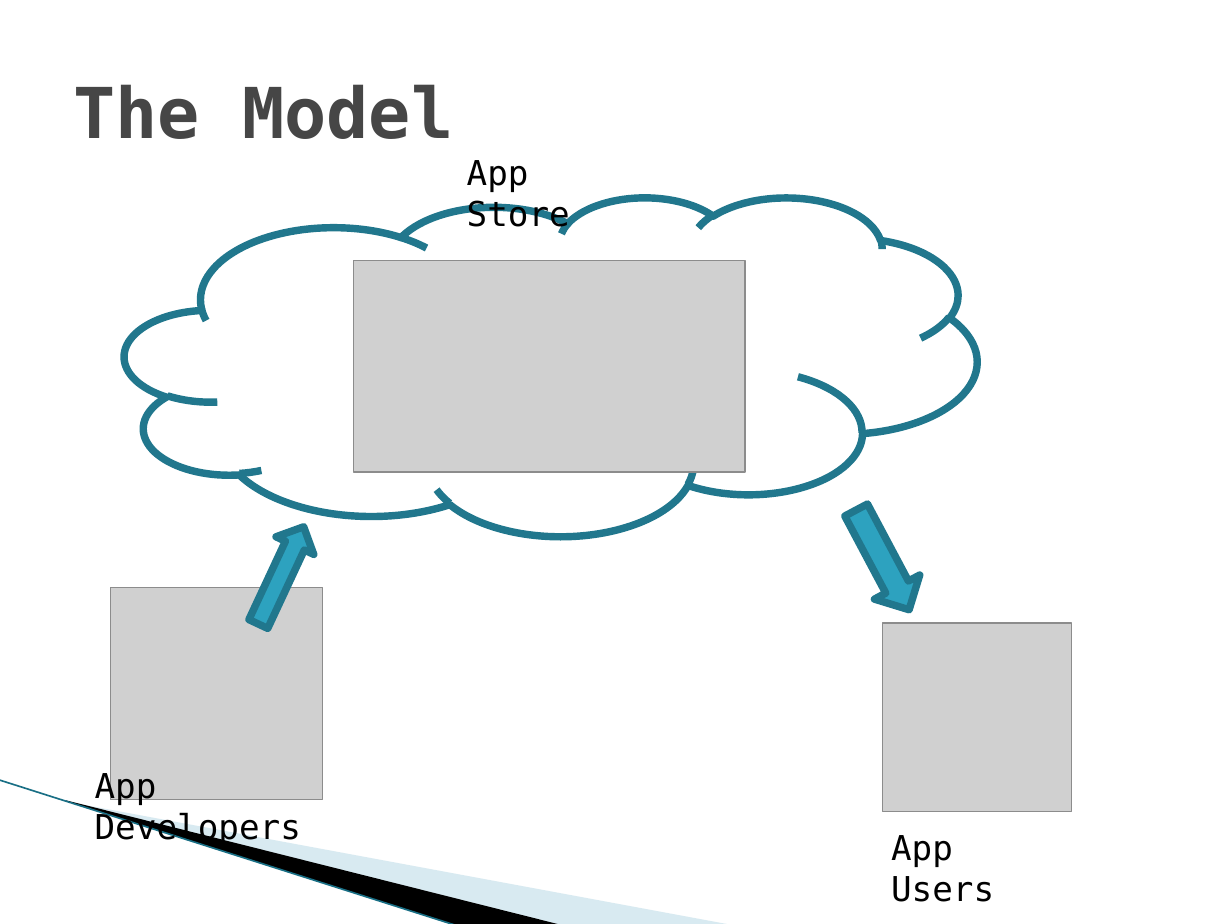
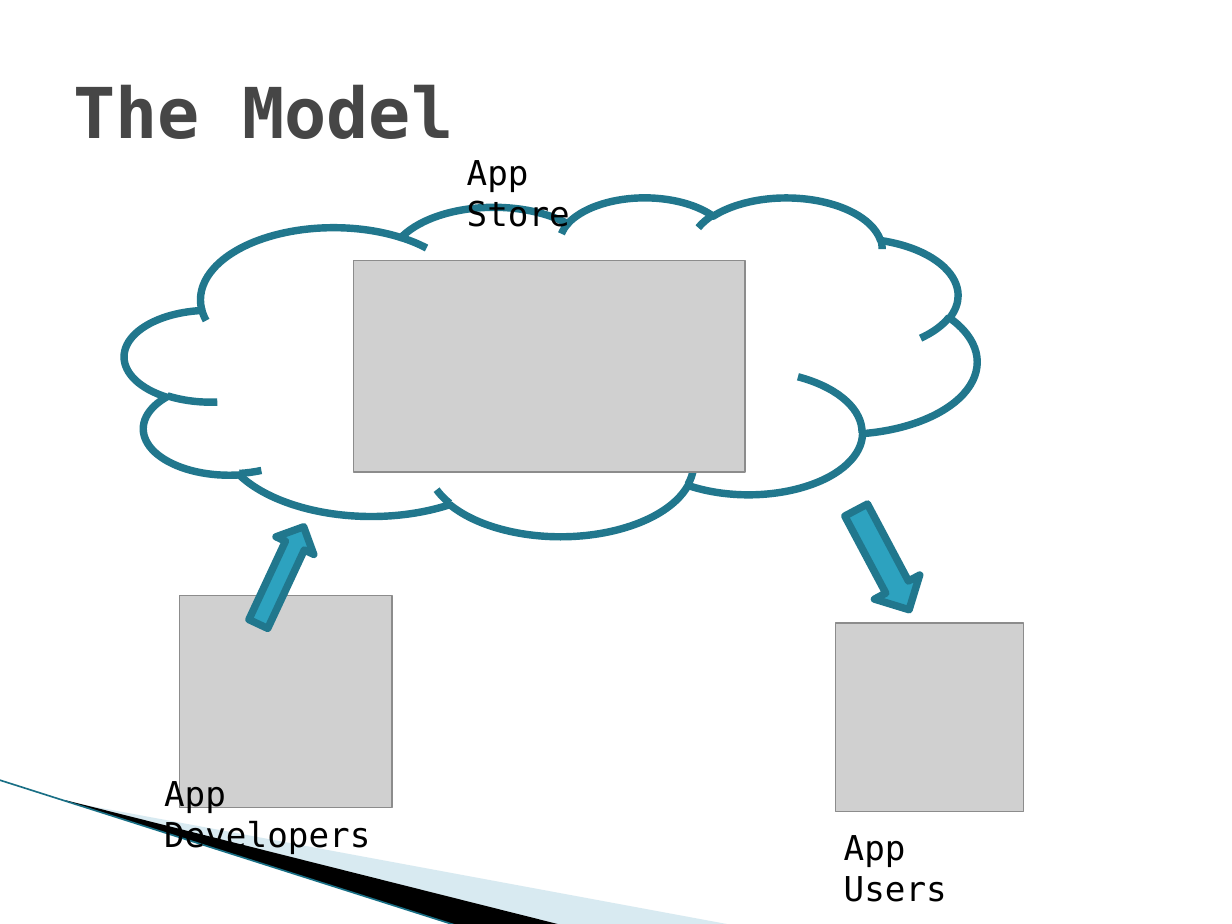
Before and after one commit to vfasburg/cse_848, a slide deck: slide 4 of paper/848_Paper_Presentation_Fasburg_Thomas.pptx (slide 3 before the commit). Drawn at 1232x924 pixels with LibreOffice and Linux fonts; fonts in the diff are those of the drawing; grey boxes stand for pictures; background and template pictures are left out. Boxes give left, top, right and bottom in pixels: in the first picture for what was removed or moved away, otherwise in the second. Text is boxed around its words. In the diff, an @@ line names an element or a change of style, - is before the commit and + after.

```diff
--- a/paper/848_Paper_Presentation_Fasburg_Thomas.pptx
+++ b/paper/848_Paper_Presentation_Fasburg_Thomas.pptx
@@ picture: place and size @@
-picture at bbox=[110, 588, 322, 800]
+picture at bbox=[180, 595, 392, 807]
@@ picture: place and size @@
-picture at bbox=[882, 623, 1071, 812]
+picture at bbox=[835, 623, 1024, 812]
@@ text "App Developers": place and size @@
-text "App Developers" at bbox=[95, 770, 301, 846]
+text "App Developers" at bbox=[164, 779, 370, 855]
@@ text "App Users": place and size @@
-text "App Users" at bbox=[891, 835, 994, 902]
+text "App Users" at bbox=[844, 835, 947, 902]
```
Also in this commit, not shown: 9 other slides changed, 1 slide added, 1 other file.
